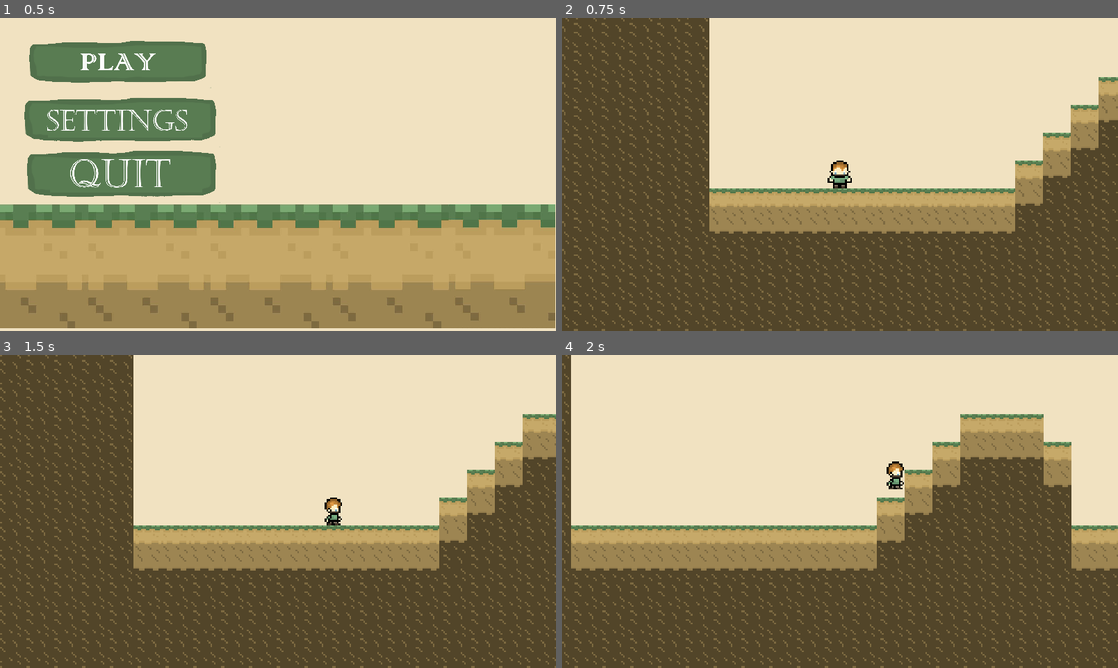
Above: before the commit, frames 1-4 (two rows, left to right).
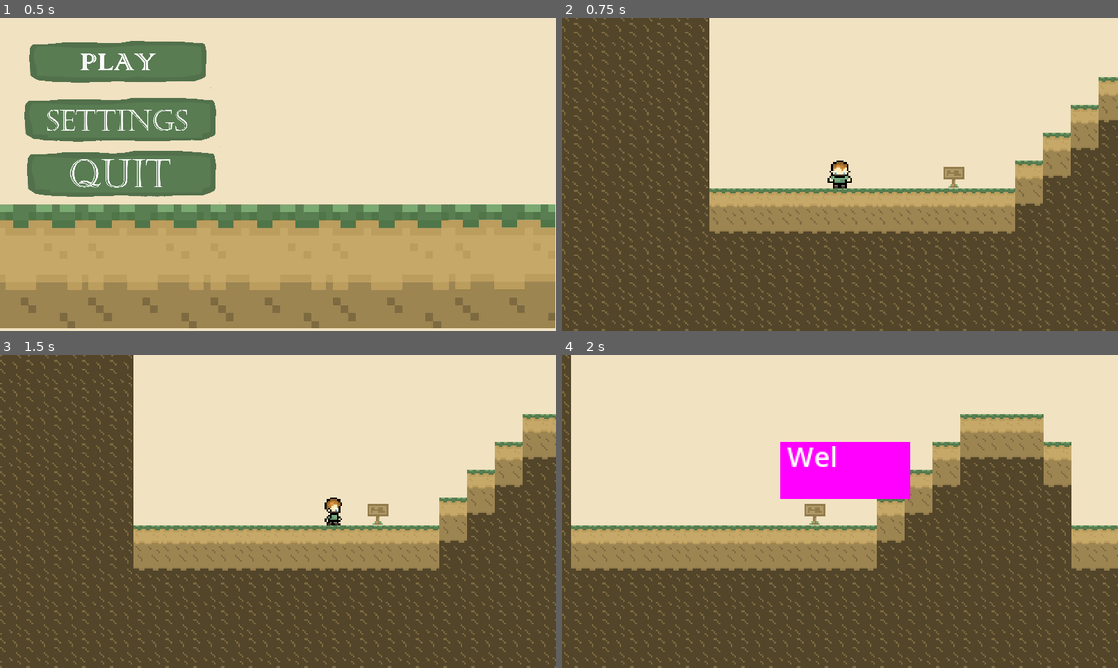
Above: after the commit, the same moments.

Repository: TreliaGT/PlatformGame
Game: Godot game, scene res://scenes/main.tscn
Two runs of this game, one before a commit and one after it. Both use one fixed random seed, a clock stepped at 60 frames per second and the inputs below.
Inputs (mouse positions are in pixels of both pictures, inside the frame that each line leads up to):
- Up to frame 1 (0.5 s): no input
- Up to frame 2 (0.75 s): click (678, 64) at 0.5 s
- Up to frame 3 (1.5 s): tap Enter at 1.25 s; hold Right (MOVE_RIGHT) from 1.28 s (still down)
- Up to frame 4 (2 s): keep holding Right (MOVE_RIGHT); tap W (MOVE_UP) at 1.52 s

Frame 1 is identical in both runs. In frame 2, 0.2% of the frame differs, in the area x 68-73%, y 47-55%; in frame 3, 0.2%; in frame 4, 4.4%, in the area x 39-63%, y 27-55%.

Commit message:
Added a sign

Diff:
--- a/components/sign.tscn
+++ b/components/sign.tscn
@@ -8,7 +8,7 @@
 
 [sub_resource type="PlaceholderTexture2D" id="PlaceholderTexture2D_fu45p"]
 
-[node name="Sign" type="StaticBody2D"]
+[node name="Sign" type="Area2D"]
 script = ExtResource("1_axbdb")
 
 [node name="Sprite2D" type="Sprite2D" parent="."]
@@ -22,6 +22,7 @@
 shape = SubResource("RectangleShape2D_3teqe")
 
 [node name="Control" type="Control" parent="."]
+visible = false
 layout_mode = 3
 anchors_preset = 0
 offset_left = -20.0
@@ -46,3 +47,6 @@
 autowrap_mode = 3
 justification_flags = 0
 text_overrun_behavior = 2
+
+[connection signal="area_exited" from="." to="." method="_on_area_exited"]
+[connection signal="body_entered" from="." to="." method="_on_body_entered"]
--- a/scenes/level_one.tscn
+++ b/scenes/level_one.tscn
@@ -1,10 +1,11 @@
-[gd_scene load_steps=9 format=3 uid="uid://bd306nftuetcu"]
+[gd_scene load_steps=10 format=3 uid="uid://bd306nftuetcu"]
 
 [ext_resource type="Script" path="res://scripts/classes/level.gd" id="1_ej326"]
 [ext_resource type="Texture2D" uid="uid://dh4t4iwf1k1sg" path="res://assets/spritesheet.png" id="1_oxp2o"]
 [ext_resource type="PackedScene" uid="uid://c67dcja4f0day" path="res://components/player.tscn" id="2_chvn1"]
 [ext_resource type="PackedScene" uid="uid://b0oqm2q57dxr7" path="res://components/danagerzone.tscn" id="4_u75u0"]
 [ext_resource type="PackedScene" uid="uid://c5t7pt5oxs1ql" path="res://components/mushroom.tscn" id="5_iwf26"]
+[ext_resource type="PackedScene" uid="uid://bvkk7rlyqxo00" path="res://components/sign.tscn" id="6_bchnf"]
 
 [sub_resource type="TileSetAtlasSource" id="TileSetAtlasSource_aydhb"]
 resource_name = "tileset"
@@ -202,3 +203,8 @@
 disable_mode = 2
 collision_layer = 65
 collision_mask = 65
+
+[node name="Sign" parent="." instance=ExtResource("6_bchnf")]
+position = Vector2(409, 530)
+scale = Vector2(2, 2)
+description = "Welcome To This game"
--- a/scripts/classes/sign.gd
+++ b/scripts/classes/sign.gd
@@ -1,13 +1,21 @@
-extends StaticBody2D
+extends Area2D
 
-@export var text: String
-@onready var label = $Control/RichTextLabel
+@export var description: String
 
+@onready var label = $Control/TextureRect/Label
+@onready var tooltip = $Control
 # Called when the node enters the scene tree for the first time.
 func _ready():
-	pass # Replace with function body.
+	label.text = str(description)
 
 
-# Called every frame. 'delta' is the elapsed time since the previous frame.
-func _process(delta):
-	pass
+func _on_body_entered(body):
+	if body is Player:
+		print("Enter")
+		tooltip.visible = true
+
+
+func _on_body_exited(body):
+	if body is Player:
+		print("Exit")
+		tooltip.visible = false
